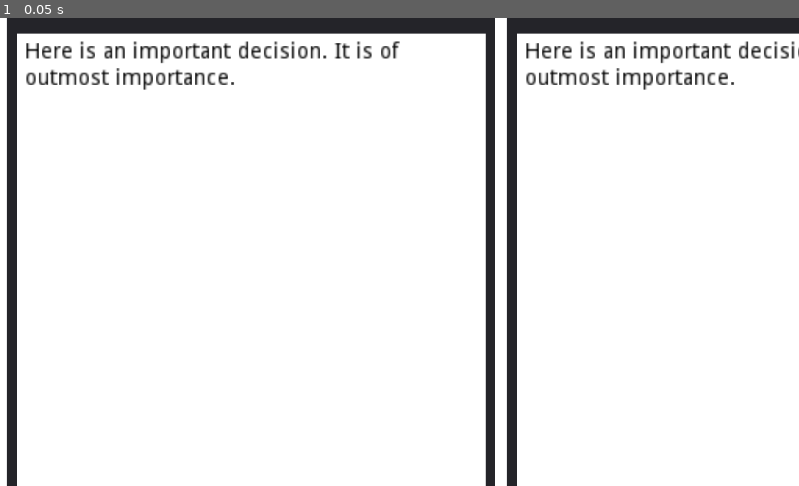
Above: before the commit, frame 1.
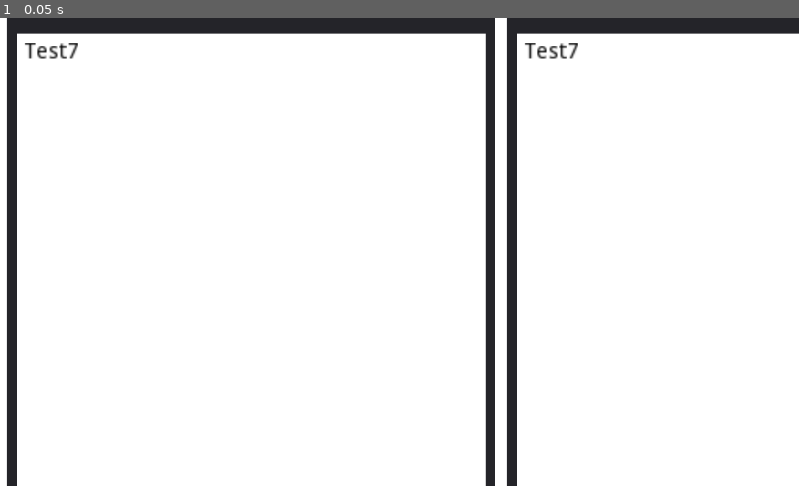
Above: after the commit, the same moment.

Repository: AlmostBearded/huettenjam-2019
Game: Godot game, scene res://Screen.tscn
The game is run twice, just before and just after one commit, with the same random seed, the same clock (stepped at 60 frames per second) and the same inputs. This scene is started directly instead of the project's main scene.
Inputs:
- Up to frame 1 (0.05 s): no input

The runs differ from the first frame. In frame 1, 2.5% of the frame differs, in the area x 3-100%, y 4-16%.

Commit message:
finished UI prototype

Diff:
--- /dev/null
+++ b/SplitscreenFusion.tscn
@@ -0,0 +1,51 @@
+[gd_scene load_steps=2 format=2]
+
+[ext_resource path="res://SplitscreenPart.tscn" type="PackedScene" id=1]
+
+[node name="screen" type="Node2D"]
+
+[node name="viewports" type="HBoxContainer" parent="."]
+anchor_right = 1.0
+anchor_bottom = 1.0
+rect_min_size = Vector2( 1021, 596 )
+size_flags_horizontal = 3
+size_flags_vertical = 3
+custom_constants/separation = 5
+alignment = 1
+
+[node name="container1" type="ViewportContainer" parent="viewports"]
+margin_right = 337.0
+margin_bottom = 596.0
+size_flags_horizontal = 3
+stretch = true
+
+[node name="Splitscreen" parent="viewports/container1" instance=ExtResource( 1 )]
+rect_scale = Vector2( 0.53, 0.553 )
+
+[node name="container2" type="ViewportContainer" parent="viewports"]
+margin_left = 342.0
+margin_right = 679.0
+margin_bottom = 596.0
+size_flags_horizontal = 3
+stretch = true
+
+[node name="Splitscreen2" parent="viewports/container2" instance=ExtResource( 1 )]
+margin_right = 640.0
+rect_scale = Vector2( 0.53, 0.553 )
+id = 2
+
+[node name="container3" type="ViewportContainer" parent="viewports"]
+margin_left = 684.0
+margin_right = 1021.0
+margin_bottom = 596.0
+size_flags_horizontal = 3
+stretch = true
+
+[node name="Splitscreen3" parent="viewports/container3" instance=ExtResource( 1 )]
+margin_right = 640.0
+rect_scale = Vector2( 0.53, 0.553 )
+id = 3
+
+[node name="Camera2D" type="Camera2D" parent="viewports"]
+position = Vector2( 511.136, 297.224 )
+current = true
--- /dev/null
+++ b/SplitscreenPart.gd
@@ -0,0 +1,80 @@
+extends Panel
+
+export var id = 1
+
+onready var text = $ViewportContainer/Panel/Label
+
+var active_decision
+const INFLUENCE_ENUM = preload("res://StatusInfluenceEnum.gd")
+enum {LEFT, NEUTRAL, RIGHT}
+var choice = NEUTRAL
+const TEST_DECISION_ARRAY = preload("res://TestDecisionArrays.gd")
+
+func _ready():
+	randomize()
+	var decision_array_class = load("res://TestDecisionArrays.gd")
+	var decision_array = decision_array_class.new()
+	active_decision = decision_array.get_random_decision();
+	text.text = active_decision.text
+
+func get_input():
+	if Input.is_action_just_pressed("accept_p%s" %id):
+		if choice == NEUTRAL:
+			set_right_influences(active_decision)
+			text.text = 'Right option chosen'
+			choice = RIGHT
+		elif choice == RIGHT:
+			text.text = 'Right option confirmed'
+			choice = NEUTRAL
+			reset_influences()
+		else:
+			text.text = 'Left option revoked'
+			choice = NEUTRAL
+			reset_influences()
+	if Input.is_action_just_pressed("reject_p%s" %id):
+		if choice == NEUTRAL:
+			set_left_influences(active_decision)
+			text.text = 'Left option chosen'
+			choice = LEFT
+		elif choice == LEFT:
+			text.text = 'Left option confirmed'
+			choice = NEUTRAL
+			reset_influences()
+		else:
+			text.text = 'Right option revoked'
+			choice = NEUTRAL
+			reset_influences()
+
+func _process(delta):
+	get_input()
+
+func set_left_influences(option):
+	if option.left_influence_status1 != null:
+			$Status.set_influence(option.left_influence_status1)
+	if option.left_influence_status2 != null:
+			$Status2.set_influence(option.left_influence_status2)
+	if option.left_influence_status3 != null:
+			$Status3.set_influence(option.left_influence_status3)
+	if option.left_influence_status4 != null:
+			$Status4.set_influence(option.left_influence_status4)
+	if option.left_influence_status5 != null:
+			$Status5.set_influence(option.left_influence_status5)
+
+func set_right_influences(option):
+	if option.right_influence_status1 != null:
+			$Status.set_influence(option.right_influence_status1)
+	if option.right_influence_status2 != null:
+			$Status2.set_influence(option.right_influence_status2)
+	if option.right_influence_status3 != null:
+			$Status3.set_influence(option.right_influence_status3)
+	if option.right_influence_status4 != null:
+			$Status4.set_influence(option.right_influence_status4)
+	if option.right_influence_status5 != null:
+			$Status5.set_influence(option.right_influence_status5)
+
+func reset_influences():
+	$Status.reset_influence()
+	$Status2.reset_influence()
+	$Status3.reset_influence()
+	$Status4.reset_influence()
+	$Status5.reset_influence()
--- a/SplitscreenPart.tscn
+++ b/SplitscreenPart.tscn
@@ -1,44 +1,46 @@
-[gd_scene load_steps=3 format=2]
+[gd_scene load_steps=4 format=2]
 
-[ext_resource path="res://decision.tscn" type="PackedScene" id=1]
-[ext_resource path="res://StatusProgressBar.tscn" type="PackedScene" id=2]
+[ext_resource path="res://SplitscreenPart.gd" type="Script" id=1]
+[ext_resource path="res://decision.tscn" type="PackedScene" id=2]
+[ext_resource path="res://StatusProgressBar.tscn" type="PackedScene" id=3]
 
 [node name="Splitscreen" type="Panel"]
 margin_right = 40.0
 margin_bottom = 1080.0
 rect_min_size = Vector2( 640, 0 )
+script = ExtResource( 1 )
 
-[node name="ViewportContainer" parent="." instance=ExtResource( 1 )]
+[node name="ViewportContainer" parent="." instance=ExtResource( 2 )]
 margin_left = 2.5
 margin_top = 0.397
 margin_right = 642.5
 margin_bottom = 1080.4
 
-[node name="Status" parent="." instance=ExtResource( 2 )]
+[node name="Status" parent="." instance=ExtResource( 3 )]
 margin_left = 17.0
 margin_top = 850.0
 margin_right = 137.0
 margin_bottom = 1000.0
 
-[node name="Status2" parent="." instance=ExtResource( 2 )]
+[node name="Status2" parent="." instance=ExtResource( 3 )]
 margin_left = 139.0
 margin_top = 850.0
 margin_right = 259.0
 margin_bottom = 1000.0
 
-[node name="Status3" parent="." instance=ExtResource( 2 )]
+[node name="Status3" parent="." instance=ExtResource( 3 )]
 margin_left = 261.0
 margin_top = 850.0
 margin_right = 381.0
 margin_bottom = 1000.0
 
-[node name="Status4" parent="." instance=ExtResource( 2 )]
+[node name="Status4" parent="." instance=ExtResource( 3 )]
 margin_left = 383.0
 margin_top = 850.0
 margin_right = 503.0
 margin_bottom = 1000.0
 
-[node name="Status5" parent="." instance=ExtResource( 2 )]
+[node name="Status5" parent="." instance=ExtResource( 3 )]
 margin_left = 505.0
 margin_top = 850.0
 margin_right = 625.0
--- /dev/null
+++ b/StatusInfluenceEnum.gd
@@ -0,0 +1 @@
+enum {SMALL_POSITIVE_INFLUENCE, BIG_POSITIVE_INFLUENCE, SMALL_NEGATIVE_INFLUENCE, BIG_NEGATIVE_INFLUENCE}
--- /dev/null
+++ b/StatusProgressBar.gd
@@ -0,0 +1,27 @@
+extends Panel
+
+const INFLUENCE_ENUM = preload("res://StatusInfluenceEnum.gd")
+
+func _ready():
+	$influence.visible = false
+
+func set_influence(amount):
+	if amount == INFLUENCE_ENUM.SMALL_POSITIVE_INFLUENCE:
+		$influence.visible = true
+		$influence.scale = Vector2(0.1, 0.1)
+		$influence.modulate = Color(0, 1, 0)
+	if amount == INFLUENCE_ENUM.BIG_POSITIVE_INFLUENCE:
+		$influence.visible = true
+		$influence.scale = Vector2(0.15, 0.15)
+		$influence.modulate = Color(0, 1, 0)
+	if amount == INFLUENCE_ENUM.SMALL_NEGATIVE_INFLUENCE:
+		$influence.visible = true
+		$influence.scale = Vector2(0.1, 0.1)
+		$influence.modulate = Color(1, 0, 0)
+	if amount == INFLUENCE_ENUM.BIG_NEGATIVE_INFLUENCE:
+		$influence.visible = true
+		$influence.scale = Vector2(0.15, 0.15)
+		$influence.modulate = Color(1, 0, 0)
+
+func reset_influence():
+		$influence.visible = false
--- a/StatusProgressBar.tscn
+++ b/StatusProgressBar.tscn
@@ -1,21 +1,30 @@
-[gd_scene format=2]
+[gd_scene load_steps=3 format=2]
+
+[ext_resource path="res://StatusProgressBar.gd" type="Script" id=1]
+[ext_resource path="res://images/radial_progress.png" type="Texture" id=2]
 
 [node name="Status" type="Panel"]
 margin_right = 120.0
-margin_bottom = 150.0
+margin_bottom = 170.0
+script = ExtResource( 1 )
 
 [node name="Label" type="Label" parent="."]
-margin_top = 130.0
+margin_top = 150.0
 margin_right = 120.0
-margin_bottom = 161.0
+margin_bottom = 181.0
 text = "Employees"
 align = 1
 autowrap = true
 
 [node name="ProgressBar" type="ProgressBar" parent="."]
-margin_top = 125.0
+margin_top = 145.0
 margin_right = 120.0
-margin_bottom = 245.0
+margin_bottom = 265.0
 rect_rotation = -90.0
 value = 50.0
 percent_visible = false
+
+[node name="influence" type="Sprite" parent="."]
+position = Vector2( 60, 12.5 )
+scale = Vector2( 0.1, 0.1 )
+texture = ExtResource( 2 )
--- /dev/null
+++ b/TermPopup.tscn
@@ -0,0 +1,21 @@
+[gd_scene format=2]
+
+[node name="TermPopup" type="Popup"]
+margin_right = 40.0
+margin_bottom = 40.0
+
+[node name="PopupPanel" type="PopupPanel" parent="."]
+visible = true
+margin_right = 600.0
+margin_bottom = 300.0
+
+[node name="ColorRect" type="ColorRect" parent="PopupPanel"]
+margin_right = 600.0
+margin_bottom = 300.0
+
+[node name="Label" type="Label" parent="PopupPanel"]
+margin_right = 40.0
+margin_bottom = 14.0
+rect_scale = Vector2( 2, 2 )
+custom_colors/font_color = Color( 0, 0, 0, 1 )
+text = "Term "
--- /dev/null
+++ b/TestDecision.gd
@@ -0,0 +1,26 @@
+extends Node
+
+var text
+var left_influence_status1
+var right_influence_status1
+var left_influence_status2
+var right_influence_status2
+var left_influence_status3
+var right_influence_status3
+var left_influence_status4
+var right_influence_status4
+var left_influence_status5
+var right_influence_status5
+
+func _init(_text, _left_influence_status1, _right_influence_status1, _left_influence_status2, _right_influence_status2, _left_influence_status3, _right_influence_status3, _left_influence_status4, _right_influence_status4, _left_influence_status5, _right_influence_status5):
+	text = _text
+	left_influence_status1 = _left_influence_status1
+	right_influence_status1 = _right_influence_status1
+	left_influence_status2 = _left_influence_status2
+	right_influence_status2 = _right_influence_status2
+	left_influence_status3 = _left_influence_status3
+	right_influence_status3 = _right_influence_status3
+	left_influence_status4 = _left_influence_status4
+	right_influence_status4 = _right_influence_status4
+	left_influence_status5 = _left_influence_status5
+	right_influence_status5 = _right_influence_status5
--- /dev/null
+++ b/TestDecisionArrays.gd
@@ -0,0 +1,19 @@
+var test_decisions = []
+
+const INFLUENCE_ENUM = preload("res://StatusInfluenceEnum.gd")
+
+func _init():
+	var decision_class = load("res://TestDecision.gd")
+	var test_decision1 = decision_class.new("Test1", INFLUENCE_ENUM.BIG_NEGATIVE_INFLUENCE, null, null, INFLUENCE_ENUM.BIG_POSITIVE_INFLUENCE, null, null, INFLUENCE_ENUM.SMALL_POSITIVE_INFLUENCE, null, INFLUENCE_ENUM.SMALL_POSITIVE_INFLUENCE, null)
+	var test_decision2 = decision_class.new("Test2", null, INFLUENCE_ENUM.BIG_NEGATIVE_INFLUENCE, INFLUENCE_ENUM.SMALL_NEGATIVE_INFLUENCE, null, INFLUENCE_ENUM.BIG_POSITIVE_INFLUENCE, INFLUENCE_ENUM.SMALL_POSITIVE_INFLUENCE, null, null, null, null)
+	var test_decision3 = decision_class.new("Test3", INFLUENCE_ENUM.BIG_NEGATIVE_INFLUENCE, INFLUENCE_ENUM.BIG_POSITIVE_INFLUENCE, INFLUENCE_ENUM.BIG_NEGATIVE_INFLUENCE, INFLUENCE_ENUM.BIG_POSITIVE_INFLUENCE, INFLUENCE_ENUM.BIG_NEGATIVE_INFLUENCE, INFLUENCE_ENUM.BIG_POSITIVE_INFLUENCE, INFLUENCE_ENUM.BIG_NEGATIVE_INFLUENCE, INFLUENCE_ENUM.BIG_POSITIVE_INFLUENCE, INFLUENCE_ENUM.BIG_NEGATIVE_INFLUENCE, INFLUENCE_ENUM.BIG_POSITIVE_INFLUENCE)
+	var test_decision4 = decision_class.new("Test4", null, null, INFLUENCE_ENUM.BIG_POSITIVE_INFLUENCE, INFLUENCE_ENUM.BIG_POSITIVE_INFLUENCE, null, null, null, null, null, null)
+	var test_decision5 = decision_class.new("Test5", null, INFLUENCE_ENUM.BIG_POSITIVE_INFLUENCE, null, INFLUENCE_ENUM.BIG_POSITIVE_INFLUENCE, INFLUENCE_ENUM.BIG_POSITIVE_INFLUENCE, null, INFLUENCE_ENUM.BIG_POSITIVE_INFLUENCE, null, null, null)
+	var test_decision6 = decision_class.new("Test6", null, null, null, INFLUENCE_ENUM.SMALL_NEGATIVE_INFLUENCE, INFLUENCE_ENUM.SMALL_NEGATIVE_INFLUENCE, null, null, null, INFLUENCE_ENUM.SMALL_POSITIVE_INFLUENCE, INFLUENCE_ENUM.SMALL_POSITIVE_INFLUENCE)
+	var test_decision7 = decision_class.new("Test7", null, INFLUENCE_ENUM.BIG_POSITIVE_INFLUENCE, null, null, null, null, INFLUENCE_ENUM.BIG_POSITIVE_INFLUENCE, null, null, null)
+
+	test_decisions = [test_decision1, test_decision2, test_decision3, test_decision4, test_decision5, test_decision6, test_decision7]
+	randomize()
+
+func get_random_decision():
+	return test_decisions[randi()%test_decisions.size()]
